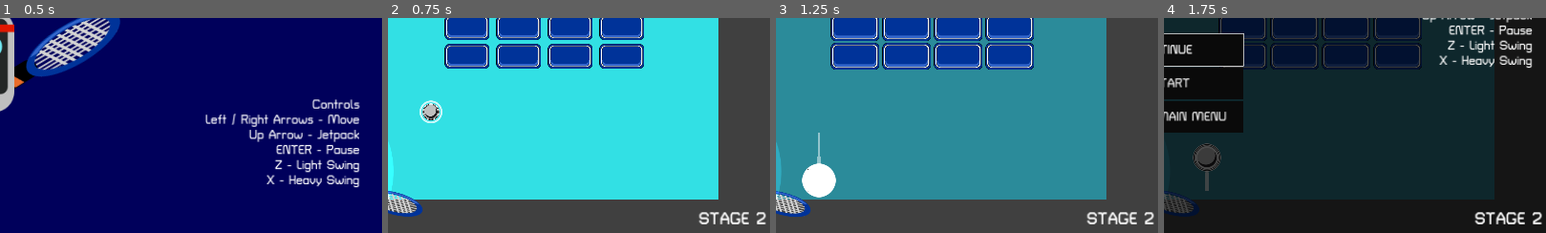
Above: before the commit, frames 1-4 (left to right).
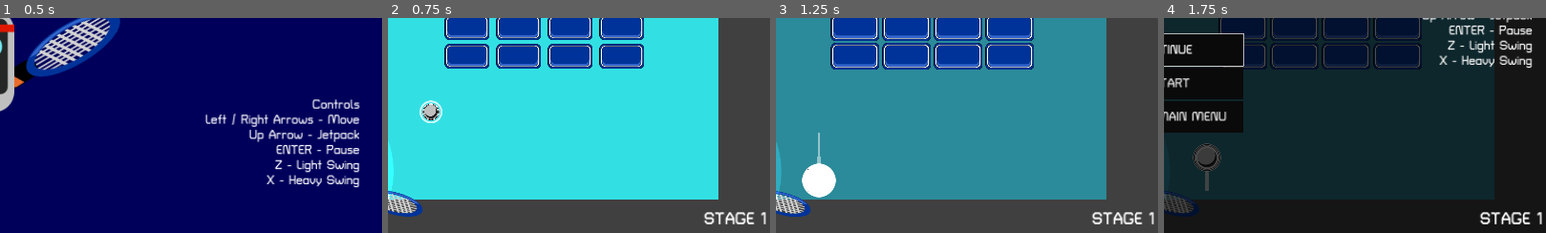
Above: after the commit, the same moments.

Repository: mathew-tran/bricktennis
Game: Godot game, scene res://Scenes/Title.tscn
The game is run twice, just before and just after one commit, with the same random seed, the same clock (stepped at 60 frames per second) and the same inputs.
Inputs:
- Up to frame 1 (0.5 s): no input
- Up to frame 2 (0.75 s): click "PLAY" at 0.5 s
- Up to frame 3 (1.25 s): no input
- Up to frame 4 (1.75 s): tap Enter (pause) at 1.25 s; hold Right (move_right) from 1.28 s (still down); hold Up (jetpack) from 1.28 s (still down)
The pictures show only the part of the screen within x 50-100%, y 50-100%; the shares and areas given below are measured in that part.

Frame 1 is identical in both runs. In frame 2, 0.7% of the frame differs, in the area x 81-99%, y 90-96%; in frame 3, 0.7%; in frame 4, 0.7%.

Commit message:
fix stage on level 1

Diff:
--- a/Scripts/StageLabel.gd
+++ b/Scripts/StageLabel.gd
@@ -3,6 +3,7 @@
 
 func _ready():
 	EventManager.StageUpdate.connect(OnStageUpdate)
+	OnStageUpdate(1)
 
 
 func OnStageUpdate(level):
